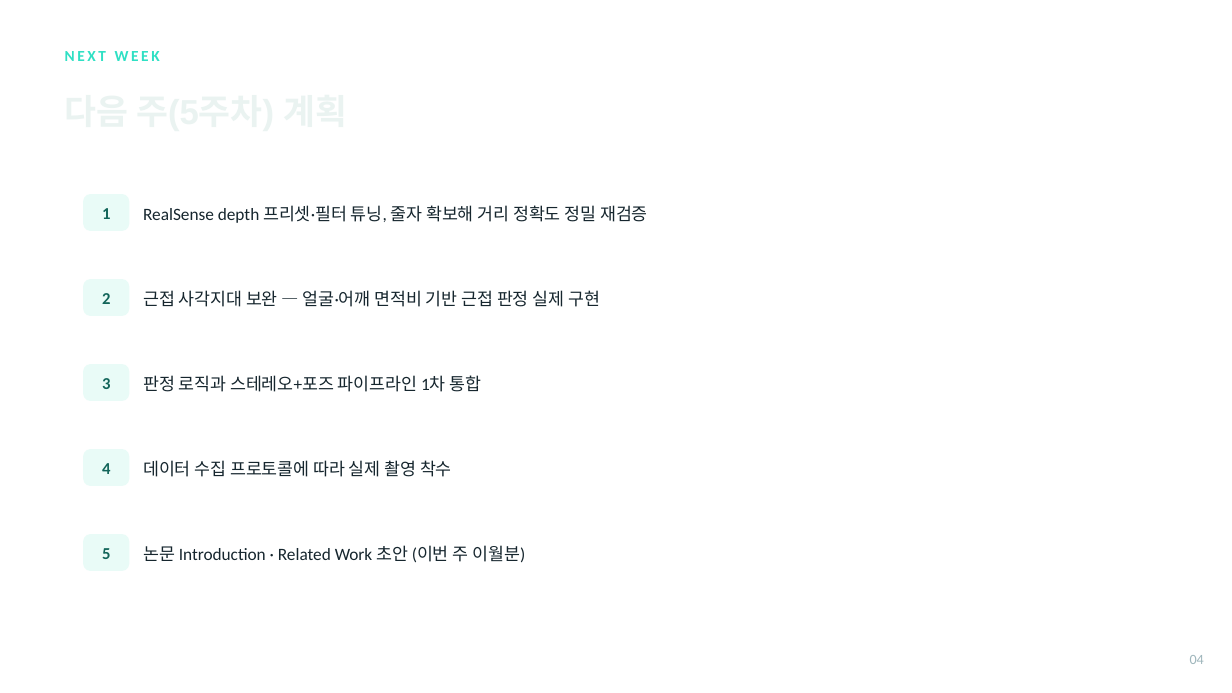
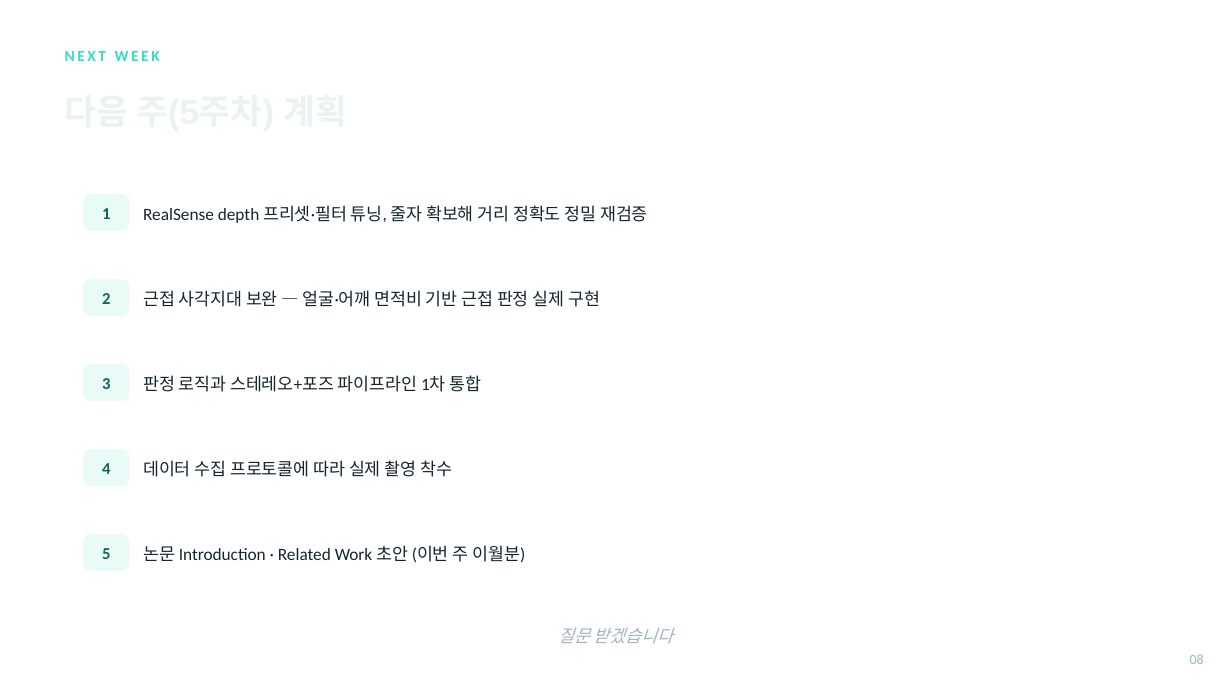
Before and after one commit to gianpark/AIoT-Project, a slide deck: slide 8 of barunjase_week4.pptx (slide 4 before the commit). Drawn at 1232x693 pixels with LibreOffice and Linux fonts; fonts in the diff are those of the drawing; background and template pictures are left out. Boxes give left, top, right and bottom in pixels: in the first picture for what was removed or moved away, otherwise in the second. Text is boxed around its words. In the diff, an @@ line names an element or a change of style, - is before the commit and + after.

```diff
--- a/barunjase_week4.pptx
+++ b/barunjase_week4.pptx
@@ text added at bbox=[558, 628, 673, 643], 13.5 pt, text #9FB6BC, italic @@
+질문 받겠습니다
@@ text at bbox=[1190, 654, 1204, 664]: text changed @@
-04
+08
```
Also in this commit, not shown: 5 other slides changed, 1 slide removed, 1 other file.
